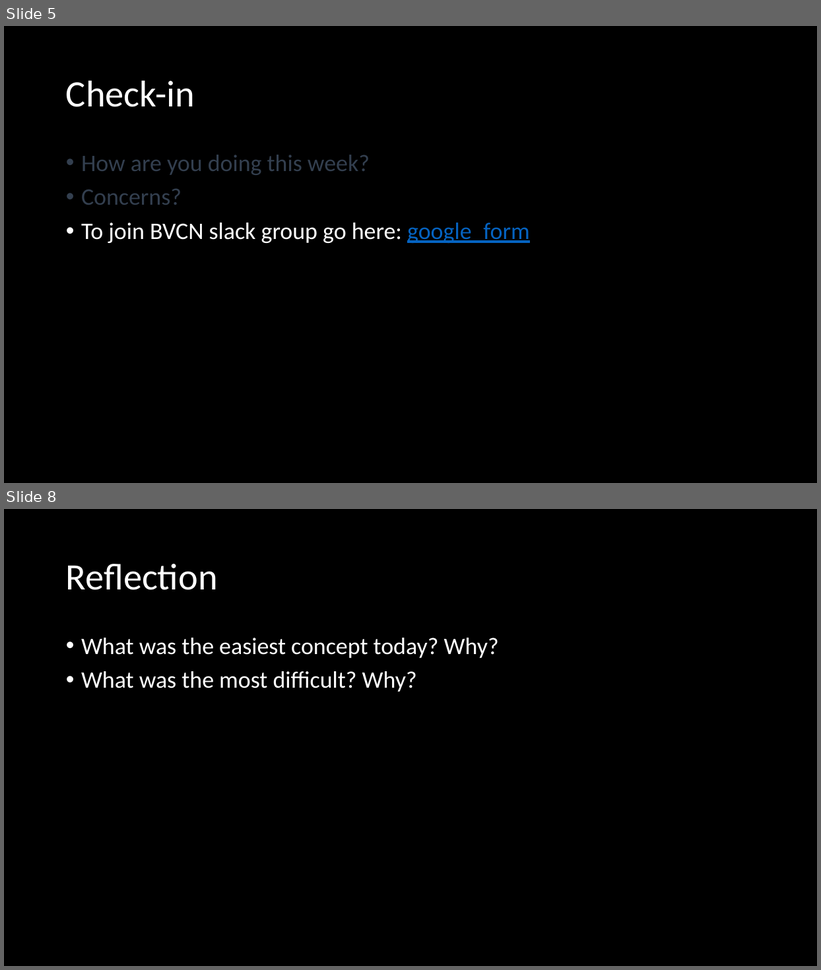
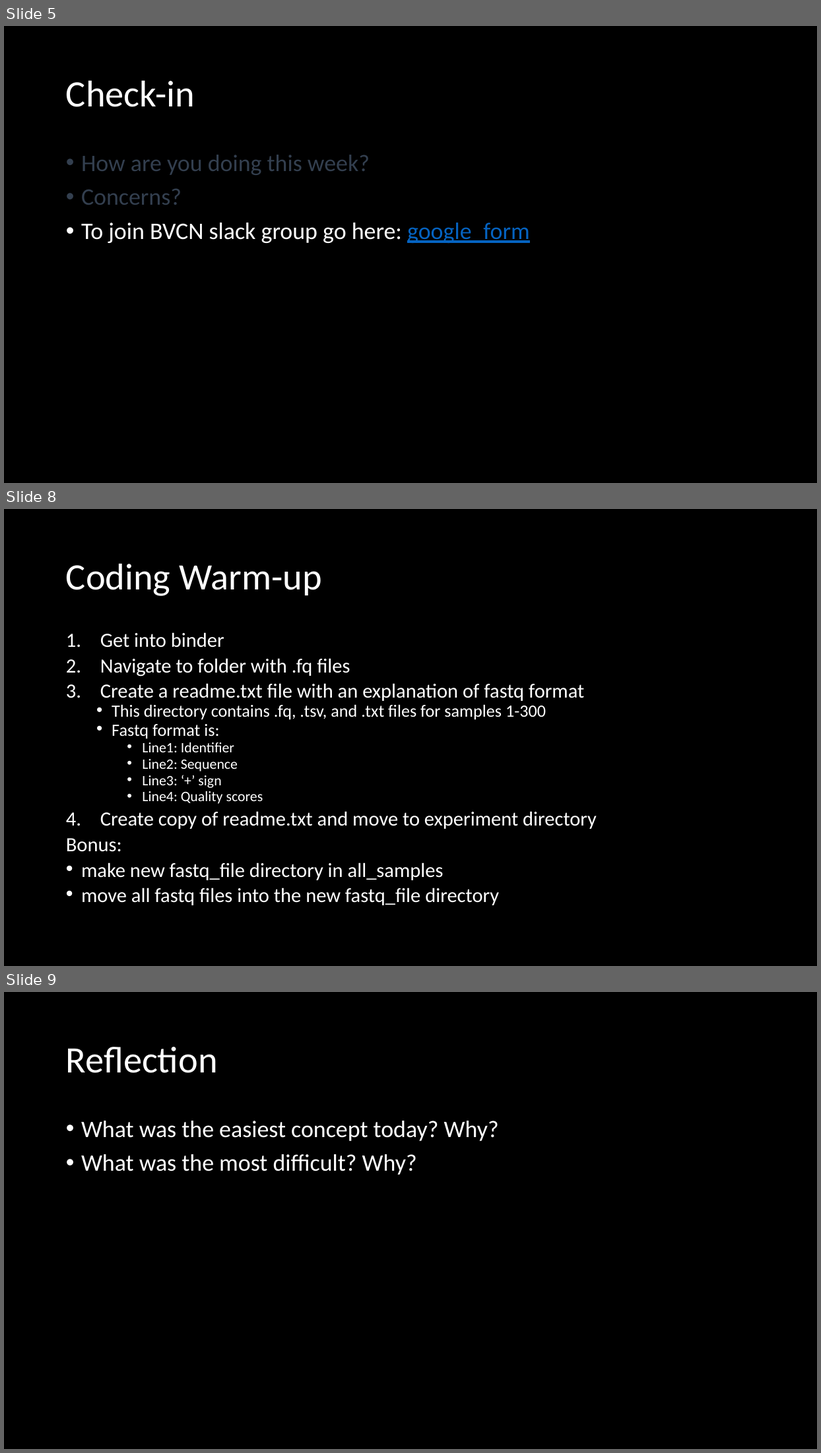
Before and after one commit to madmolecularman/MARC-Summer-2020, a slide deck: resources/coding/coding_necessities_3.pptx. Shown one above the other, each under a label of ours: slides 5 and 8 before the commit, slides 5, 8 and 9 after it; the slides between them are not shown. The pictures are 821x970 and 821x1453 pixels, drawn with LibreOffice and Linux fonts; fonts in the diff are those of the drawing. Boxes give left, top, right and bottom in pixels: in the first picture for what was removed or moved away, otherwise in the second. Text is boxed around its words. In the diff, an @@ line names an element or a change of style, - is before the commit and + after.

```diff
--- a/resources/coding/coding_necessities_3.pptx
+++ b/resources/coding/coding_necessities_3.pptx
@@ slide 8 added at box(4, 509, 817, 966), background #000000 @@
@@ title added at box(66, 563, 322, 596), 44 pt, text #FFFFFF @@
+Coding Warm-up
@@ text added at box(66, 632, 597, 906), 23.8 pt, text #FFFFFF @@
+1. Get into binder
+2. Navigate to folder with .fq files
+3. Create a readme.txt file with an explanation of fastq format
+  • This directory contains .fq, .tsv, and .txt files for samples 1-300
+  • Fastq format is:
+    • Line1: Identifier
+    • Line2: Sequence
+    • Line3: ‘+’ sign
+    • Line4: Quality scores
+4. Create copy of readme.txt and move to experiment directory
+Bonus:
+• make new fastq_file directory in all_samples
+• move all fastq files into the new fastq_file directory
@@ what was slide 8 is now slide 9 @@
```
Also in this commit, not shown: 2 slides changed, 1 other file.
